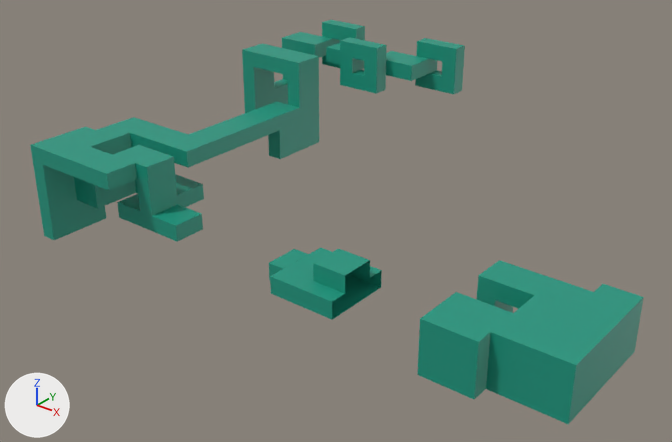
An edit to the glTF model HANAHIME/Game/resource/user/model/stage/Stage1.glb, drawn before and after from the same camera.
The view is the same before and after, from a 50 mm lens placed at (854.0, -968.0, 348.0), pointed at (251.0, -215.0, -119.0). Lighting does not change. The marker at lower left points along +X, +Y and +Z. Where no turn or scale is listed for an object, it has been applied to the vertices. Vertices at the same position are counted once.

Before the edit, the objects in view are built like this:
```python
me_立方体_189 = bpy.data.meshes.new('立方体.189')
me_立方体_189.from_pydata(...)  # 653 vertices, 1232 faces; spans x -70.0..610.0, y -390.0..50.0, z -170.0..30.0
me_立方体_189.materials.append(mat_terrian)  # cyan #18977f
ob_hitstage1_0_003 = bpy.data.objects.new('HitStage1_0.003', me_立方体_189)
ob_hitstage1_0_003.location = (0.0, 0.0, 0.0)
```
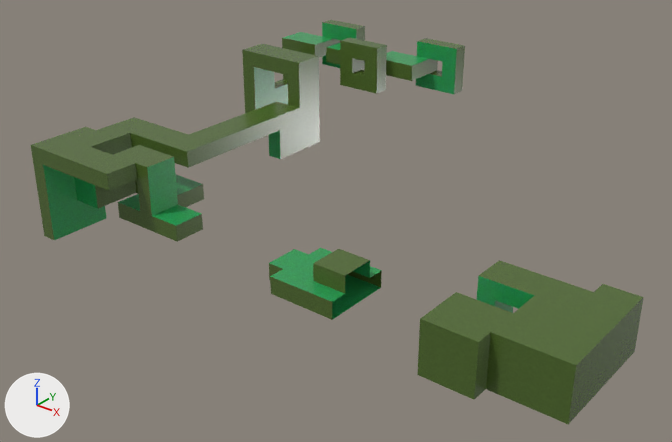
The newer file is also rescaled (x0.1), turned or shifted as a whole; pictures and numbers use the older file's frame.

Changed parts and their boxes (x1, y1, x2, y2) in the pictures (672 x 442 px):
'HitStage1_0.003', reshaped: before (30, 20, 644, 424); after (31, 20, 644, 424)
part 1 of me_立方体_189, built on: before (59, 124, 213, 241); after (41, 34, 420, 235)
part 2 of me_立方体_189, added (green): after (418, 260, 640, 424)
part 3 of me_立方体_189, built on: before (269, 249, 309, 280); after (283, 248, 381, 312)
part 4 of me_立方体_189, recoloured (cyan to green): (31, 20, 643, 399) in both

What the commit changed:
Picture 'terrain' (img_terrain) is new.
Material 'terrain' (mat_terrain) is new.
Its texture is img_terrain.
Its roughness is 0.255.
me_立方体_189 is used by ob_hitstage1_0_003; location (0.0, 0.0, 0.0).
me_立方体_189 had 653 vertices, 1232 faces and spanned x -70.0..610.0, y -390.0..50.0, z -170.0..30.0.
me_立方体_189 now has 862 vertices, 1752 faces and spans x -70.0..610.0, y -390.0..50.0, z -170.0..30.0.
me_立方体_189 part 1: 18 vertices removed from x -70.0..130.0, y -350.0..-250.0, z -130.0..-50.0; 137 vertices added at x -70.0..190.0, y -370.0..10.0, z -150.0..10.0.
me_立方体_189 part 2: 83 vertices added at x 470.0..610.0, y -370.0..-210.0, z -150.0..-90.0.
me_立方体_189 part 3: 6 vertices removed from x 290.0, y -350.0..-310.0, z -130.0..-110.0; 13 vertices added at x 310.0..350.0, y -350.0..-310.0, z -130.0..-90.0.
me_立方体_189 part 4: 135 faces spanning x -70.0..610.0, y -390.0..50.0, z -170.0..30.0 switch from mat_terrian (cyan #18977f) to mat_terrain (picture img_terrain).
